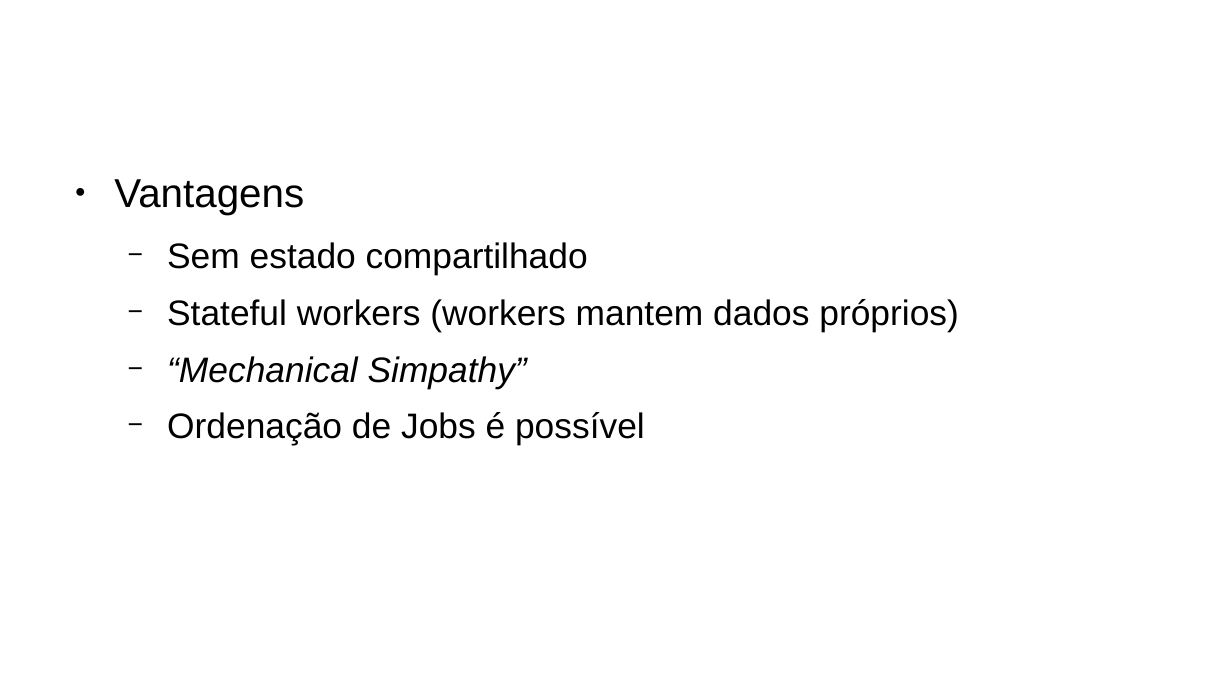
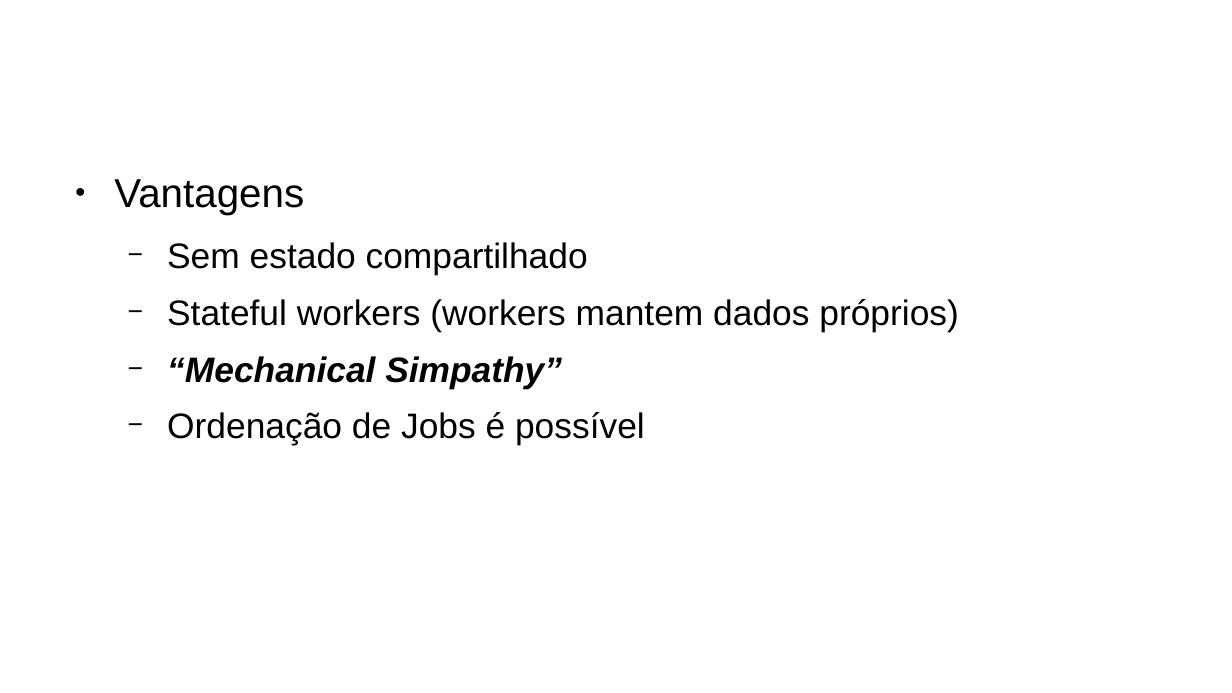
Before and after one commit to jeffersoncarvalho/DSC-2020_1, a slide deck: slide 21 of slides/tutorial/aula02.odp (slide 18 before the commit). Drawn at 1232x693 pixels with LibreOffice and Linux fonts; fonts in the diff are those of the drawing; background and template pictures are left out. Boxes give left, top, right and bottom in pixels: in the first picture for what was removed or moved away, otherwise in the second. Text is boxed around its words. In the diff, an @@ line names an element or a change of style, - is before the commit and + after.

```diff
--- a/slides/tutorial/aula02.odp
+++ b/slides/tutorial/aula02.odp
@@ text at <box>167,356,562,388</box>: bold on in "“Mechanical Simpathy”" @@
```
Also in this commit, not shown: 4 other slides changed, 4 slides added, 6 other files.
